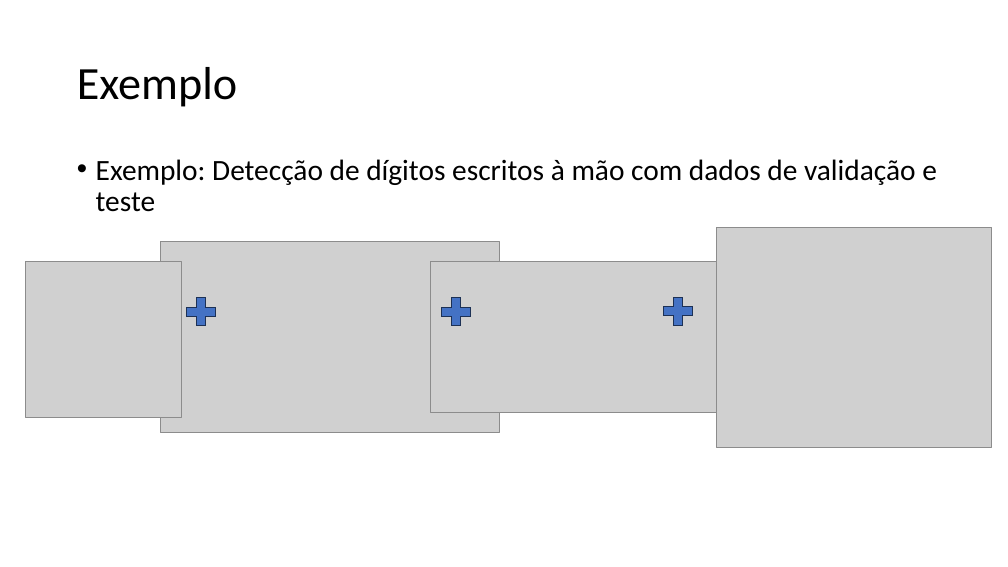
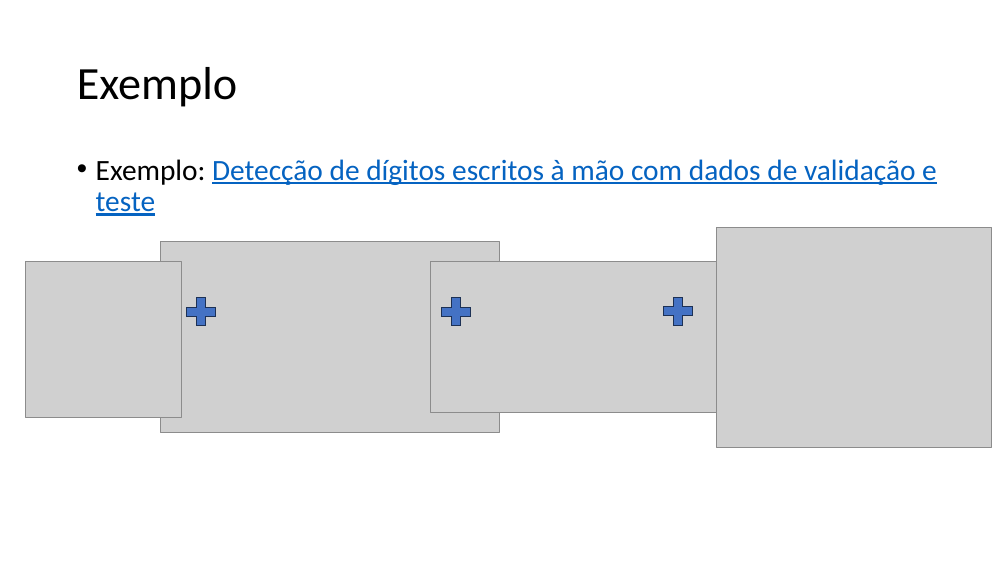
Before and after one commit to zz4fap/tp557-iot-ml, a slide deck: slide 29 of slides/TP557_10_Datasets.pptx (slide 26 before the commit). Drawn at 1008x567 pixels with LibreOffice and Linux fonts; fonts in the diff are those of the drawing; grey boxes stand for pictures. Boxes give left, top, right and bottom in pixels: in the first picture for what was removed or moved away, otherwise in the second. Text is boxed around its words. In the diff, an @@ line names an element or a change of style, - is before the commit and + after.

Commit message:
update of slides

```diff
--- a/slides/TP557_10_Datasets.pptx
+++ b/slides/TP557_10_Datasets.pptx
@@ text "Exemplo: Detecção de dígitos escritos ..." at [96, 159, 937, 216]: text colour #000000 to #0563C1, underline on in "Detecção de dígitos escritos à mão com ..." @@
```
Also in this commit, not shown: 3 slides added, 2 slides removed, 1 other file.
